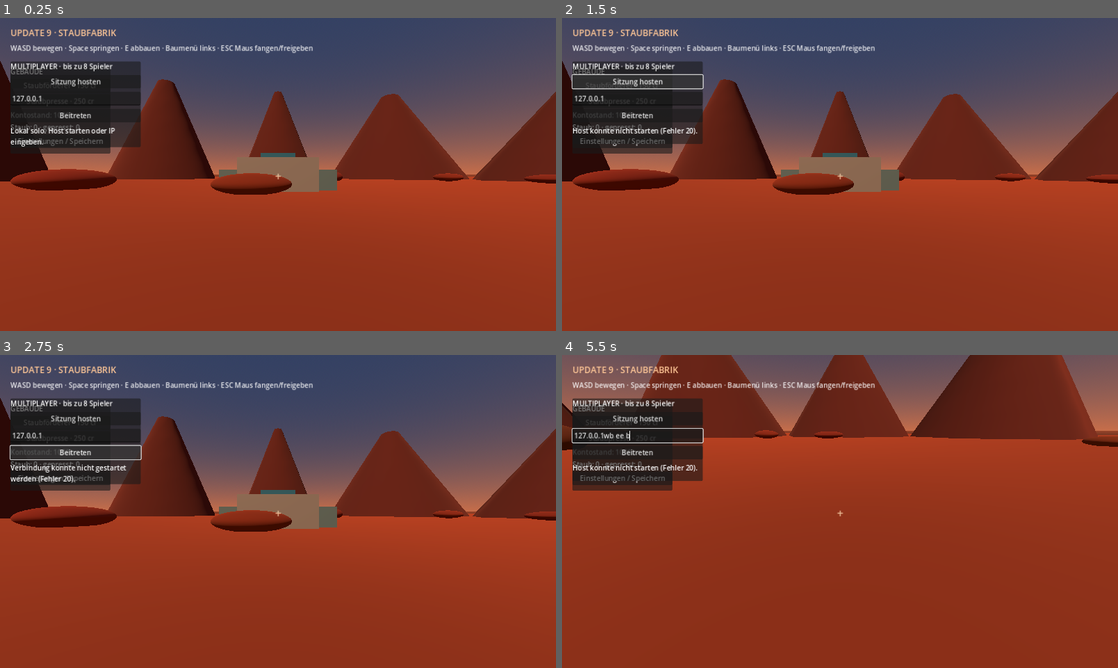
Above: before the commit, frames 1-4 (two rows, left to right).
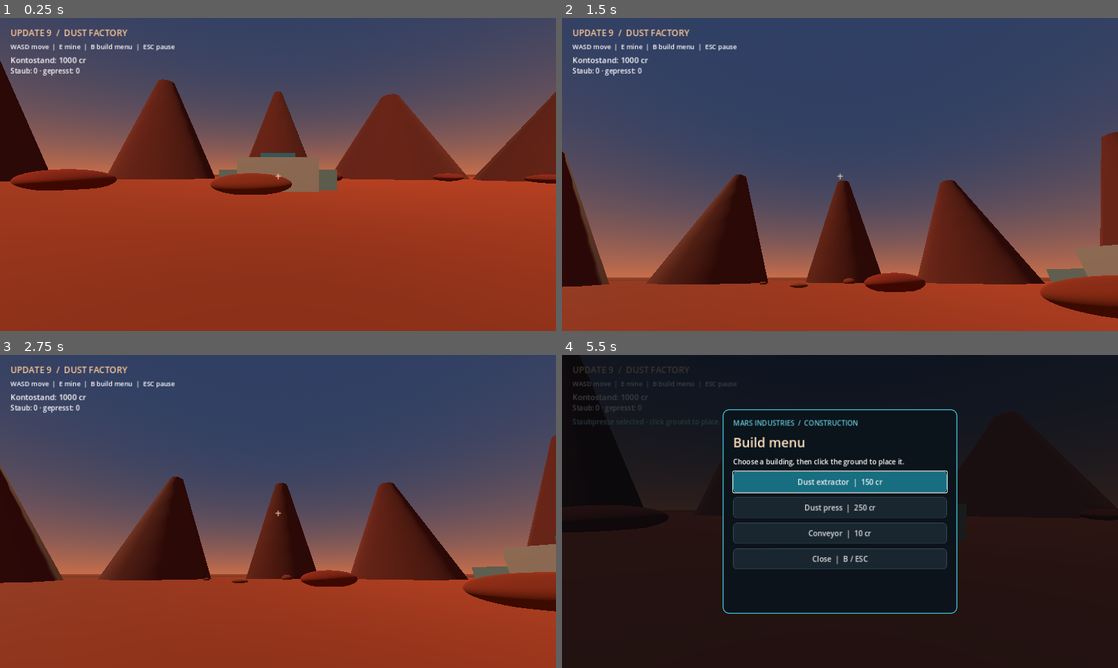
Above: after the commit, the same moments.

Repository: GuysLetsPlay/MarsFactory
Game: Godot game, scene res://main.tscn
Two runs of this game, one before a commit and one after it. Both use one fixed random seed, a clock stepped at 60 frames per second and the inputs below.
Inputs (mouse positions are in pixels of both pictures, inside the frame that each line leads up to):
- Up to frame 1 (0.25 s): no input
- Up to frame 2 (1.5 s): click (623, 140) at 0.5 s, where only the run before the commit has a clickable "Einstellungen / Speichern"; click (639, 80) at 1.25 s, where only the run before the commit has a clickable "Sitzung hosten"
- Up to frame 3 (2.75 s): click (77, 452) at 2 s, where only the run before the commit has a clickable "Beitreten"
- Up to frame 4 (5.5 s): click (623, 423) at 2.75 s, where only the run before the commit has a clickable "Staubförderer · 150 cr"; click (623, 439) at 3.5 s, where only the run before the commit has a clickable "Staubpresse · 250 cr"; tap Enter at 4.25 s; move the mouse to (867, 511) at 4.27 s; hold W (move_forward) from 4.28 s (still down); tap B at 4.35, 5.3 s; click (867, 511) at 4.42 s; tap Space (jump) at 4.52, 5.27 s; tap E at 4.55, 5.1 s; move the mouse to (812, 511) at 5.02 s; click (812, 511) at 5.17 s

The runs differ from the first frame. In frame 1, 7.3% of the frame differs, in the area x 1-57%, y 3-44%; in frame 2, 67%; in frame 3, 50%; in frame 4, 97%, in the area x 0-100%, y 0-100%.

Commit message:
Separate game HUD and add build menu

Diff:
--- a/main.gd
+++ b/main.gd
@@ -15,6 +15,10 @@
 var settings_panel: PanelContainer
 var pause_overlay: ColorRect
 var pause_panel: PanelContainer
+var build_overlay: ColorRect
+var build_panel: PanelContainer
+var network_overlay: ColorRect
+var hud_status: Label
 var remap_action := ""
 var restoring_save := false
 var key_labels := {"move_forward": "W", "move_back": "S", "move_left": "A", "move_right": "D", "jump": "Space"}
@@ -30,6 +34,7 @@
 	multiplayer.server_disconnected.connect(_on_server_disconnected)
 	_spawn_player(multiplayer.get_unique_id())
 	_build_hud()
+	_build_build_menu()
 	_build_network_menu()
 	_build_pause_menu()
 	_update_economy_ui()
@@ -167,6 +172,10 @@
 	_build_network_menu()
 
 func add_conveyor(pos: Vector3, yaw: float) -> void:
+	if money < 10:
+		_update_status("Nicht genug Geld fuer ein Foerderband (10 cr).")
+		return
+	money -= 10
 	var belt := Node3D.new()
 	belt.name = "ConveyorSegment"
 	belt.position = Vector3(round(pos.x), 0.15, round(pos.z))
@@ -192,6 +201,7 @@
 		roller.material_override = steel
 		belt.add_child(roller)
 	add_child(belt)
+	_update_economy_ui()
 
 func place_building(kind: String, pos: Vector3) -> void:
 	var cost := 150 if kind == "Staubförderer" else 250
@@ -292,87 +302,160 @@
 func _update_status(message: String) -> void:
 	if is_instance_valid(status_label):
 		status_label.text = message
+	if is_instance_valid(hud_status):
+		hud_status.text = message
 
 func _build_network_menu() -> void:
 	var layer := CanvasLayer.new()
+	layer.layer = 25
 	add_child(layer)
+	network_overlay = ColorRect.new()
+	network_overlay.color = Color(0.015, 0.035, 0.055, 0.82)
+	network_overlay.set_anchors_and_offsets_preset(Control.PRESET_FULL_RECT)
+	network_overlay.mouse_filter = Control.MOUSE_FILTER_STOP
+	network_overlay.visible = false
+	network_overlay.process_mode = Node.PROCESS_MODE_ALWAYS
+	layer.add_child(network_overlay)
 	var panel := PanelContainer.new()
-	panel.position = Vector2(24, 100)
-	panel.custom_minimum_size = Vector2(300, 190)
-	layer.add_child(panel)
+	panel.set_anchors_and_offsets_preset(Control.PRESET_CENTER)
+	panel.offset_left = -240
+	panel.offset_top = -185
+	panel.offset_right = 240
+	panel.offset_bottom = 185
+	panel.add_theme_stylebox_override("panel", _menu_style(Color(0.045, 0.075, 0.105, 0.99), Color(0.25, 0.74, 0.82)))
+	network_overlay.add_child(panel)
 	var column := VBoxContainer.new()
-	column.add_theme_constant_override("separation", 8)
+	column.add_theme_constant_override("separation", 10)
 	panel.add_child(column)
 	var heading := Label.new()
-	heading.text = "MULTIPLAYER · bis zu 8 Spieler"
+	heading.text = "MULTIPLAYER SESSION"
+	heading.add_theme_font_size_override("font_size", 26)
 	column.add_child(heading)
 	var host_button := Button.new()
-	host_button.text = "Sitzung hosten"
+	host_button.text = "Host a session"
 	host_button.pressed.connect(_host_game)
 	column.add_child(host_button)
 	var address := LineEdit.new()
-	address.placeholder_text = "Host-IP, z. B. 192.168.1.20"
+	address.placeholder_text = "Host IP address"
 	address.text = "127.0.0.1"
 	column.add_child(address)
 	var join_button := Button.new()
-	join_button.text = "Beitreten"
+	join_button.text = "Join session"
 	join_button.pressed.connect(func(): _join_game(address.text))
 	column.add_child(join_button)
 	status_label = Label.new()
-	status_label.text = "Lokal solo. Host starten oder IP eingeben."
+	status_label.text = "Up to 8 players"
 	status_label.autowrap_mode = TextServer.AUTOWRAP_WORD_SMART
 	column.add_child(status_label)
-
+	var back := Button.new()
+	back.text = "Back to pause menu"
+	back.pressed.connect(func(): network_overlay.visible = false; pause_overlay.visible = true)
+	column.add_child(back)
+
+func _open_network_menu() -> void:
+	pause_overlay.visible = false
+	network_overlay.visible = true
+	Input.mouse_mode = Input.MOUSE_MODE_VISIBLE
 func _build_hud() -> void:
 	var layer := CanvasLayer.new()
 	add_child(layer)
 	var title := Label.new()
-	title.text = "UPDATE 9 · STAUBFABRIK"
+	title.text = "UPDATE 9  /  DUST FACTORY"
 	title.position = Vector2(24, 20)
 	title.add_theme_font_size_override("font_size", 20)
 	title.add_theme_color_override("font_color", Color(1.0, 0.78, 0.59))
+	title.mouse_filter = Control.MOUSE_FILTER_IGNORE
 	layer.add_child(title)
 	var hint := Label.new()
-	hint.text = "WASD bewegen · Space springen · E abbauen · Baumenü links · ESC Maus fangen/freigeben"
-	hint.position = Vector2(24, 58)
-	hint.add_theme_font_size_override("font_size", 16)
-	hint.add_theme_color_override("font_color", Color(1, 1, 1, 0.88))
+	hint.text = "WASD move  |  E mine  |  B build menu  |  ESC pause"
+	hint.position = Vector2(24, 55)
+	hint.add_theme_font_size_override("font_size", 15)
+	hint.mouse_filter = Control.MOUSE_FILTER_IGNORE
 	layer.add_child(hint)
+	balance_label = Label.new()
+	balance_label.position = Vector2(24, 84)
+	balance_label.add_theme_font_size_override("font_size", 18)
+	balance_label.mouse_filter = Control.MOUSE_FILTER_IGNORE
+	layer.add_child(balance_label)
+	production_label = Label.new()
+	production_label.position = Vector2(24, 110)
+	production_label.add_theme_font_size_override("font_size", 16)
+	production_label.mouse_filter = Control.MOUSE_FILTER_IGNORE
+	layer.add_child(production_label)
+	hud_status = Label.new()
+	hud_status.position = Vector2(24, 142)
+	hud_status.add_theme_font_size_override("font_size", 16)
+	hud_status.add_theme_color_override("font_color", Color(0.55, 0.88, 0.90))
+	hud_status.mouse_filter = Control.MOUSE_FILTER_IGNORE
+	layer.add_child(hud_status)
 	var cross := Label.new()
 	cross.text = "+"
 	cross.set_anchors_and_offsets_preset(Control.PRESET_CENTER)
 	cross.position = Vector2(-7, -15)
 	cross.add_theme_font_size_override("font_size", 26)
 	cross.add_theme_color_override("font_color", Color(1, 0.86, 0.7, 0.8))
+	cross.mouse_filter = Control.MOUSE_FILTER_IGNORE
 	layer.add_child(cross)
-	var panel := PanelContainer.new()
-	panel.position = Vector2(24, 112)
-	panel.custom_minimum_size = Vector2(230, 200)
-	layer.add_child(panel)
+	_build_settings(layer)
+
+func _build_build_menu() -> void:
+	var layer := CanvasLayer.new()
+	layer.layer = 15
+	add_child(layer)
+	build_overlay = ColorRect.new()
+	build_overlay.color = Color(0.015, 0.035, 0.055, 0.78)
+	build_overlay.set_anchors_and_offsets_preset(Control.PRESET_FULL_RECT)
+	build_overlay.mouse_filter = Control.MOUSE_FILTER_STOP
+	build_overlay.visible = false
+	layer.add_child(build_overlay)
+	build_panel = PanelContainer.new()
+	build_panel.set_anchors_and_offsets_preset(Control.PRESET_CENTER)
+	build_panel.offset_left = -270
+	build_panel.offset_top = -235
+	build_panel.offset_right = 270
+	build_panel.offset_bottom = 235
+	build_panel.add_theme_stylebox_override("panel", _menu_style(Color(0.045, 0.075, 0.105, 0.99), Color(0.25, 0.74, 0.82)))
+	build_overlay.add_child(build_panel)
 	var column := VBoxContainer.new()
-	column.add_theme_constant_override("separation", 5)
-	panel.add_child(column)
+	column.add_theme_constant_override("separation", 11)
+	build_panel.add_child(column)
+	var overline := Label.new()
+	overline.text = "MARS INDUSTRIES  /  CONSTRUCTION"
+	overline.add_theme_color_override("font_color", Color(0.39, 0.78, 0.83))
+	column.add_child(overline)
 	var heading := Label.new()
-	heading.text = "GEBÄUDE"
+	heading.text = "Build menu"
+	heading.add_theme_font_size_override("font_size", 30)
+	heading.add_theme_color_override("font_color", Color(1.0, 0.89, 0.75))
 	column.add_child(heading)
-	var extractor := Button.new()
-	extractor.text = "Staubförderer · 150 cr"
-	extractor.pressed.connect(func(): selected_building = "Staubförderer"; _update_status("Staubförderer gewählt: auf den Boden klicken zum Platzieren."))
-	column.add_child(extractor)
-	var press := Button.new()
-	press.text = "Staubpresse · 250 cr"
-	press.pressed.connect(func(): selected_building = "Staubpresse"; _update_status("Staubpresse gewählt: auf den Boden klicken zum Platzieren."))
-	column.add_child(press)
-	balance_label = Label.new()
-	column.add_child(balance_label)
-	production_label = Label.new()
-	column.add_child(production_label)
-	var settings_button := Button.new()
-	settings_button.text = "Einstellungen / Speichern"
-	settings_button.pressed.connect(_toggle_settings)
-	column.add_child(settings_button)
-	_build_settings(layer)
-
+	var desc := Label.new()
+	desc.text = "Choose a building, then click the ground to place it."
+	desc.autowrap_mode = TextServer.AUTOWRAP_WORD_SMART
+	column.add_child(desc)
+	_add_menu_button(column, "Dust extractor  |  150 cr", func(): _select_building("Staubfoerderer"), true)
+	_add_menu_button(column, "Dust press  |  250 cr", func(): _select_building("Staubpresse"), false)
+	_add_menu_button(column, "Conveyor  |  10 cr", func(): _select_building("Foerderband"), false)
+	_add_menu_button(column, "Close  |  B / ESC", _close_build_menu, false)
+
+func _select_building(kind: String) -> void:
+	selected_building = kind
+	build_overlay.visible = false
+	Input.mouse_mode = Input.MOUSE_MODE_CAPTURED
+	if hud_status:
+		hud_status.text = "%s selected - click ground to place." % kind
+
+func _close_build_menu() -> void:
+	build_overlay.visible = false
+	Input.mouse_mode = Input.MOUSE_MODE_CAPTURED
+
+func toggle_build_menu() -> void:
+	if get_tree().paused or pause_overlay.visible:
+		return
+	build_overlay.visible = not build_overlay.visible
+	selected_building = ""
+	Input.mouse_mode = Input.MOUSE_MODE_VISIBLE if build_overlay.visible else Input.MOUSE_MODE_CAPTURED
+	if build_overlay.visible:
+		build_panel.get_child(0).get_child(3).grab_focus()
 func _update_economy_ui() -> void:
 	if is_instance_valid(balance_label):
 		balance_label.text = "Kontostand: %d cr" % money
@@ -461,6 +544,7 @@
 	column.add_child(divider)
 	_add_menu_button(column, "Weiter zum Aussenposten", _resume_game, true)
 	_add_menu_button(column, "Einstellungen & Steuerung", _open_settings, false)
+	_add_menu_button(column, "Multiplayer", _open_network_menu, false)
 	_add_menu_button(column, "Spiel speichern", save_game, false)
 	_add_menu_button(column, "Spiel laden", load_game, false)
 	var footer := Label.new()
@@ -489,6 +573,9 @@
 	parent.add_child(button)
 
 func toggle_pause_menu() -> void:
+	build_overlay.visible = false
+	network_overlay.visible = false
+	selected_building = ""
 	if settings_panel.visible:
 		settings_panel.visible = false
 		pause_overlay.visible = true
@@ -502,6 +589,8 @@
 
 func _resume_game() -> void:
 	pause_overlay.visible = false
+	network_overlay.visible = false
+	build_overlay.visible = false
 	settings_panel.visible = false
 	get_tree().paused = false
 	Input.mouse_mode = Input.MOUSE_MODE_CAPTURED
@@ -540,7 +629,11 @@
 			query.exclude = [player]
 			var hit := get_world_3d().direct_space_state.intersect_ray(query)
 			if hit.has("position"):
-				place_building(selected_building, hit["position"])
+				if selected_building == "Foerderband":
+					add_conveyor(hit["position"], player.rotation.y)
+					selected_building = ""
+				else:
+					place_building(selected_building, hit["position"])
 
 func save_game() -> void:
 	var data := {"money": money, "dust": dust, "compacted_dust": compacted_dust, "buildings": []}
--- a/player.gd
+++ b/player.gd
@@ -59,6 +59,9 @@
 	if event is InputEventKey and event.pressed and not event.echo:
 		if event.keycode == KEY_E:
 			_mine_target()
+		elif event.keycode == KEY_B:
+			get_parent().toggle_build_menu()
+			get_viewport().set_input_as_handled()
 
 func _raycast_target() -> Dictionary:
 	var origin := camera.global_position
